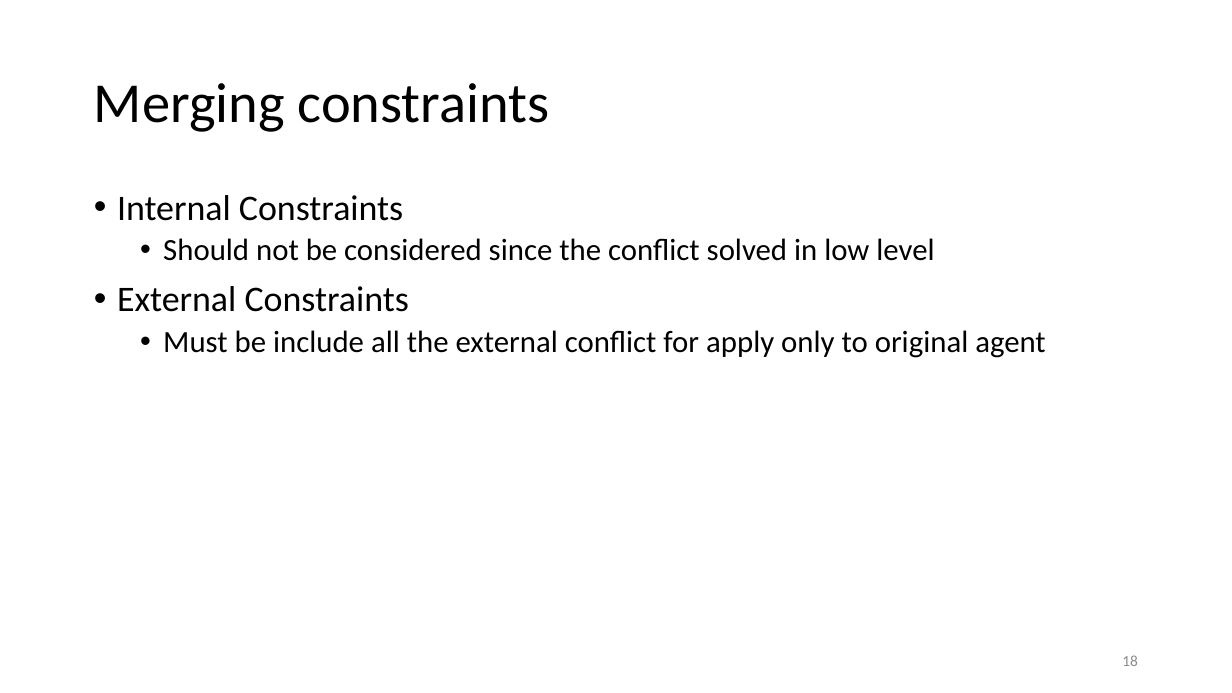
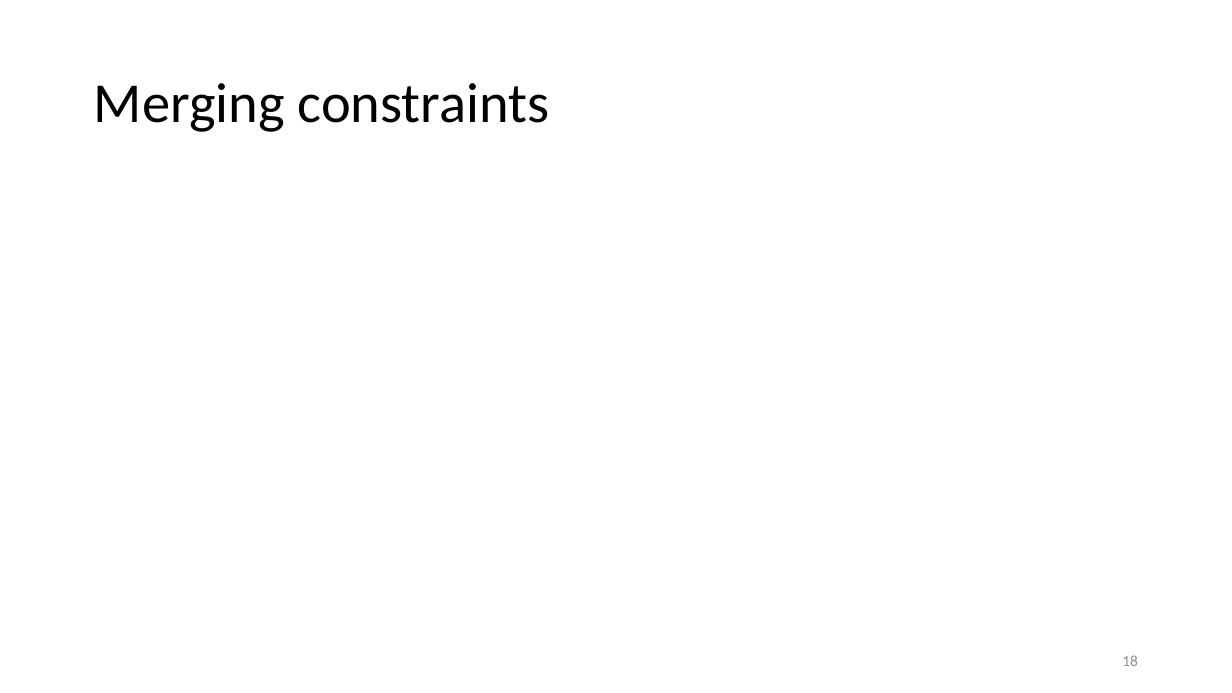
Before and after one commit to DemirDorukDilek/CBS, a slide deck: slide 18 of dahahilipls.pptx. Drawn at 1232x693 pixels with LibreOffice and Linux fonts; fonts in the diff are those of the drawing; grey boxes stand for pictures. Boxes give left, top, right and bottom in pixels: in the first picture for what was removed or moved away, otherwise in the second. Text is boxed around its words. In the diff, an @@ line names an element or a change of style, - is before the commit and + after.

```diff
--- a/dahahilipls.pptx
+++ b/dahahilipls.pptx
@@ text removed at box(117, 195, 1045, 358) @@
-• Internal Constraints
-  • Should not be considered since the conflict solved in low level
-• External Constraints
-  • Must be include all the external conflict for apply only to original agent
```
Also in this commit, not shown: 6 other slides changed.
